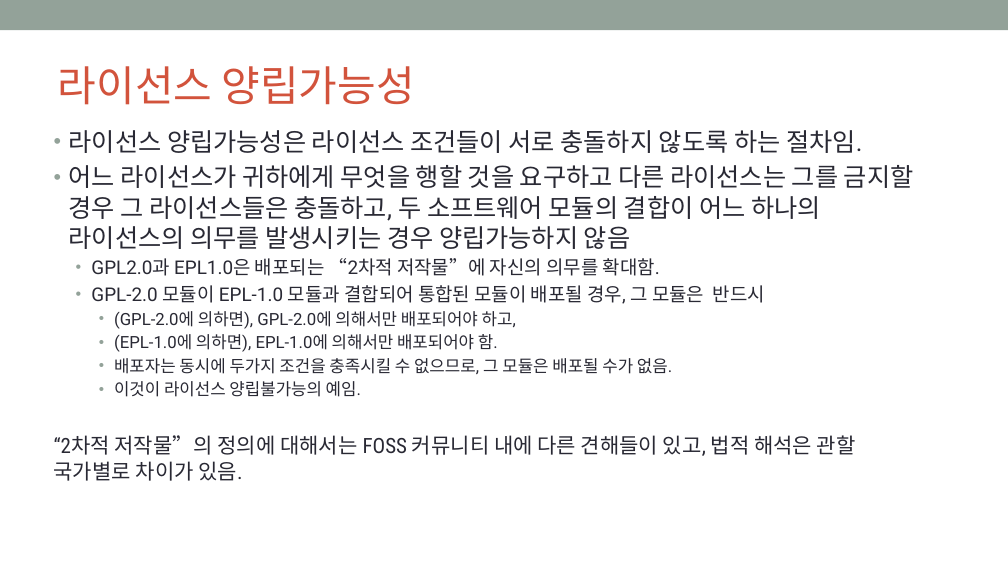
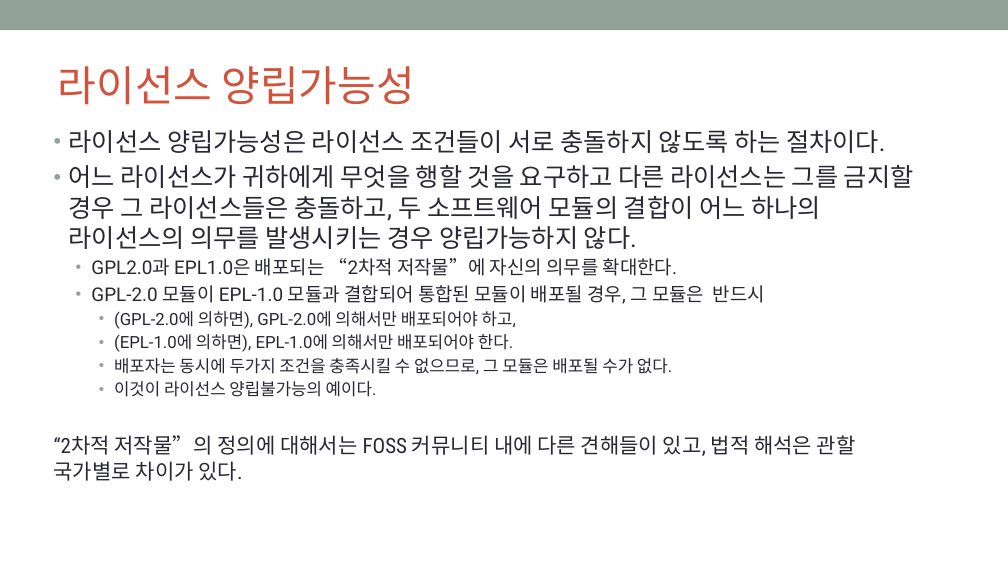
Before and after one commit to OpenChain-KWG/Curriculum-Translation-KR, a slide deck: slide 20 of target/slides/openchain-curriculum-for-1-1.pptx. Drawn at 1008x567 pixels with LibreOffice and Linux fonts; fonts in the diff are those of the drawing; background and template pictures are left out. Boxes give left, top, right and bottom in pixels: in the first picture for what was removed or moved away, otherwise in the second. Text is boxed around its words. In the diff, an @@ line names an element or a change of style, - is before the commit and + after.

```diff
--- a/target/slides/openchain-curriculum-for-1-1.pptx
+++ b/target/slides/openchain-curriculum-for-1-1.pptx
@@ text at bbox=[69, 130, 914, 276]: text changed @@
-• 라이선스 양립가능성은 라이선스 조건들이 서로 충돌하지 않도록 하는 절차임.
-• 어느 라이선스가 귀하에게 무엇을 행할 것을 요구하고 다른 라이선스는 그를 금지할 경우 그 라이선스들은 충돌하고, 두 소프트웨어 모듈의 결합이 어느 하나의 라이선스의 의무를 발생시키는 경우 양립가능하지 않음
-  • GPL2.0과 EPL1.0은 배포되는 “2차적 저작물”에 자신의 의무를 확대함.
+• 라이선스 양립가능성은 라이선스 조건들이 서로 충돌하지 않도록 하는 절차이다.
+• 어느 라이선스가 귀하에게 무엇을 행할 것을 요구하고 다른 라이선스는 그를 금지할 경우 그 라이선스들은 충돌하고, 두 소프트웨어 모듈의 결합이 어느 하나의 라이선스의 의무를 발생시키는 경우 양립가능하지 않다.
+  • GPL2.0과 EPL1.0은 배포되는 “2차적 저작물”에 자신의 의무를 확대한다.
@@ text at bbox=[54, 334, 856, 481]: text changed @@
-    • (EPL-1.0에 의하면), EPL-1.0에 의해서만 배포되어야 함.
-    • 배포자는 동시에 두가지 조건을 충족시킬 수 없으므로, 그 모듈은 배포될 수가 없음.
-    • 이것이 라이선스 양립불가능의 예임.
-“2차적 저작물”의 정의에 대해서는 FOSS 커뮤니티 내에 다른 견해들이 있고, 법적 해석은 관할 국가별로 차이가 있음.
+    • (EPL-1.0에 의하면), EPL-1.0에 의해서만 배포되어야 한다.
+    • 배포자는 동시에 두가지 조건을 충족시킬 수 없으므로, 그 모듈은 배포될 수가 없다.
+    • 이것이 라이선스 양립불가능의 예이다.
+“2차적 저작물”의 정의에 대해서는 FOSS 커뮤니티 내에 다른 견해들이 있고, 법적 해석은 관할 국가별로 차이가 있다.
```
Also in this commit, not shown: 35 other slides changed, 7 other files.
